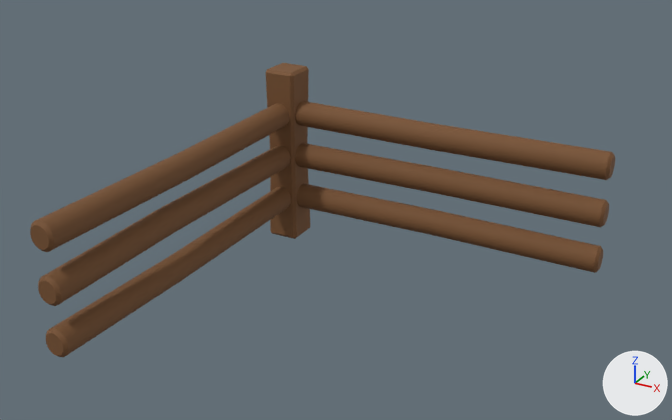
The FBX model Assets/Models/World_Objects/Fence_Outer.fbx: old version first, new version second.
Before and after are seen from a 50 mm camera at (3.53, -8.59, 4.71) aimed at (-0.22, -1.78, 1.31). Every picture has the same lights, and +X, +Y and +Z are marked at lower right. Where no turn or scale is listed for an object, it has been applied to the vertices.

Objects in the first picture: 'Fence Outer'.
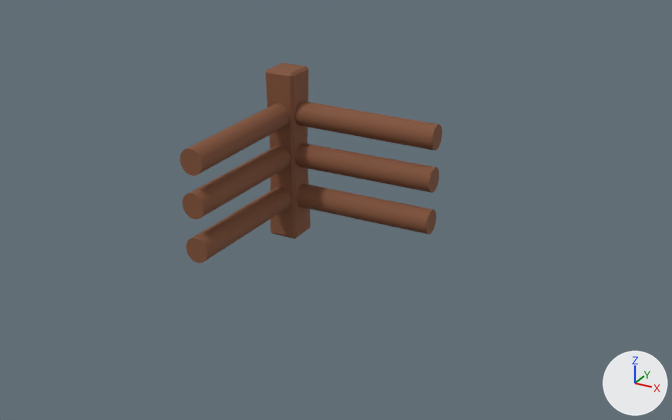
The newer file is also turned or shifted as a whole; pictures and numbers use the older file's frame.

What the commit changed:
Material 'Fence' (mat_fence) is new.
Its base color is (0.216, 0.0802, 0.0356) (brown #805035).
Its roughness is 0.8.
me_cube_013 is used by ob_fence_outer; location (0.0, 0.0, 0.009).
me_cube_013 had 1088 vertices, 846 faces and spanned x -2.0..2.0, y -3.81..0.19, z 0.0..2.0.
me_cube_013 no longer uses material mat_material_001 (picture img_assets_1_png).
me_cube_013 now has 704 vertices, 462 faces and spans x -2.0..2.0, y -1.82..0.19, z 0.0..2.0.
me_cube_013 part 1: the loose piece of 160 vertices spanning x -1.95..-1.69, y -3.81..-0.04, z 1.34..1.64 is rebuilt with 96 vertices and now spans x -1.95..-1.68, y -1.82..0.0, z 1.35..1.64, in mat_fence (brown #805035).
me_cube_013 part 2: the loose piece of 160 vertices spanning x -1.97..-1.69, y -3.81..-0.04, z 0.32..0.64 is rebuilt with 96 vertices and now spans x -1.96..-1.69, y -1.81..0.0, z 0.36..0.66, in mat_fence (brown #805035).
me_cube_013 part 3: the loose piece of 160 vertices spanning x -1.94..-1.69, y -3.81..-0.04, z 0.86..1.17 is rebuilt with 96 vertices and now spans x -1.96..-1.69, y -1.82..0.0, z 0.86..1.15, in mat_fence (brown #805035).
Part 4, on me_cube_013:
192 vertices are removed from x 1.79..1.82, y -0.13..0.13, z 0.36..1.64.
195 faces are deleted.
3 new faces join them.
me_cube_013 now uses material mat_fence (brown #805035).

Pixel boxes [x1, y1, x2, y2] of what changed, in the pictures (672 x 420 px):
'Fence Outer', reshaped
    before: [30, 63, 615, 357]
    after: [180, 63, 442, 263]
part 1 of me_cube_013, rebuilt (57% narrower, 51% shorter)
    before: [30, 103, 289, 252]
    after: [180, 103, 290, 176]
part 2 of me_cube_013, rebuilt (57% narrower, 54% shorter)
    before: [46, 187, 291, 357]
    after: [186, 186, 291, 263]
part 3 of me_cube_013, rebuilt (57% narrower, 54% shorter)
    before: [38, 145, 291, 306]
    after: [182, 145, 291, 219]
part 4 of me_cube_013, cut back
    before: [427, 124, 615, 273]
    after: [427, 124, 442, 234]
